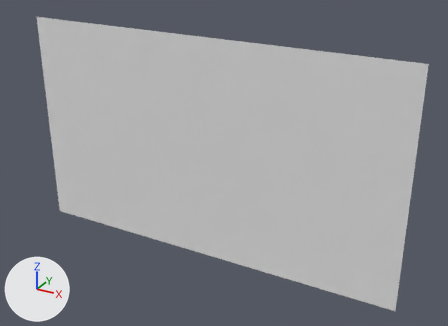
An edit to the OBJ model Assets/Tiled2Unity/Meshes/chapter1.obj, drawn before and after from the same camera.
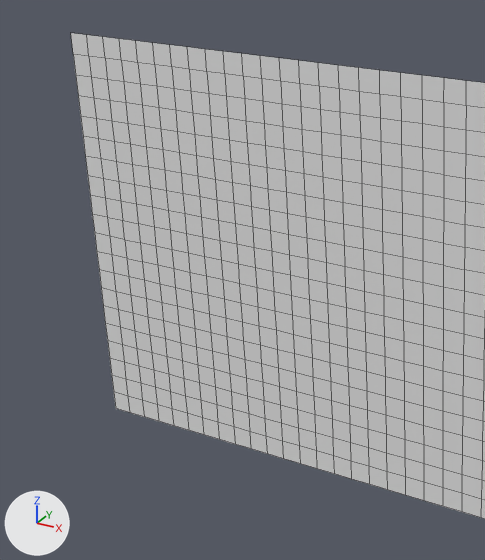
There are two pictures of each version: one whole from a camera (50 mm lens) standing at (243.0, -1343.0, 338.0) and looking at (-512.0, 30.0, -349.0), one close up on the part from 0% to 56% of the width and 0% to 89% of the height. Arrows for +X, +Y and +Z are at lower left; the lights stay in place. The close-ups show mesh edges as thin lines. Where no turn or scale is listed for an object, it has been applied to the vertices.

Before the edit, the objects in view are built like this:
```python
me_chapter1 = bpy.data.meshes.new('chapter1')
me_chapter1.from_pydata(...)  # 1425 vertices, 1124 faces; spans x -1120.0..0.0, y 0.0, z -640.0..0.0
ob_chapter1 = bpy.data.objects.new('chapter1', me_chapter1)
ob_chapter1.location = (0.0, 0.0, 0.0)
```
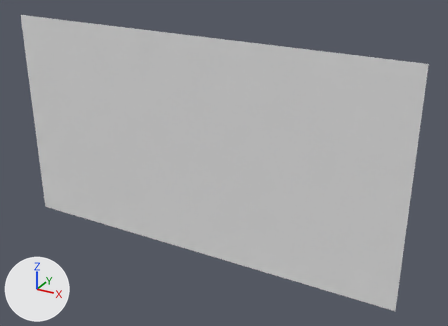
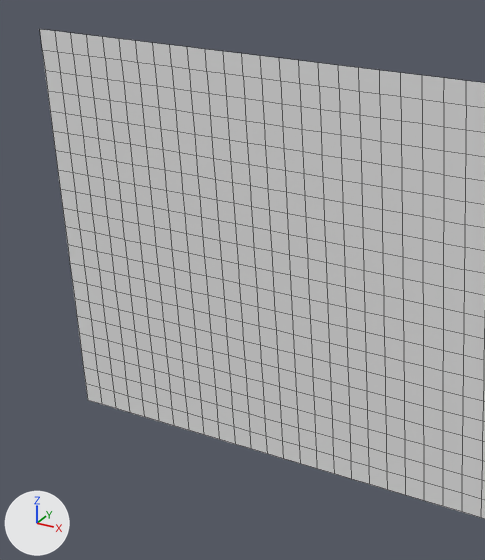
Commit message: Extend the chapter 1 map to the east two squares.

What differs and where, as boxes [x1, y1, x2, y2] in the close-ups (485 x 560 px):
'chapter1', reshaped: before [71, 33, 485, 519]; after [40, 29, 485, 519]
part 1 of me_chapter1, added: after [40, 29, 115, 408]

The change, as a diff of the scene's bpy script:
```diff
--- a/Assets/Tiled2Unity/Meshes/chapter1.obj.py
+++ b/Assets/Tiled2Unity/Meshes/chapter1.obj.py
@@ me_chapter1 @@
 # used by ob_chapter1; location = (0.0, 0.0, 0.0)
-me_chapter1.from_pydata(...)  # 1425 vertices, 1124 faces; spans x -1120.0..0.0, y 0.0, z -640.0..0.0
+me_chapter1.from_pydata(...)  # 1467 vertices, 1164 faces; spans x -1184.0..0.0, y 0.0, z -640.0..0.0
+# me_chapter1 part 1
+# 21 new vertices lie (-32.0, 0.0, 0.0) away from vertices in x -1120.0, y 0.0, z -640.0..0.0
+# 21 new vertices lie (-32.0, 0.0, 0.0) away from vertices in x -1152.0, y 0.0, z -640.0..0.0
+# 40 new faces join them
```
